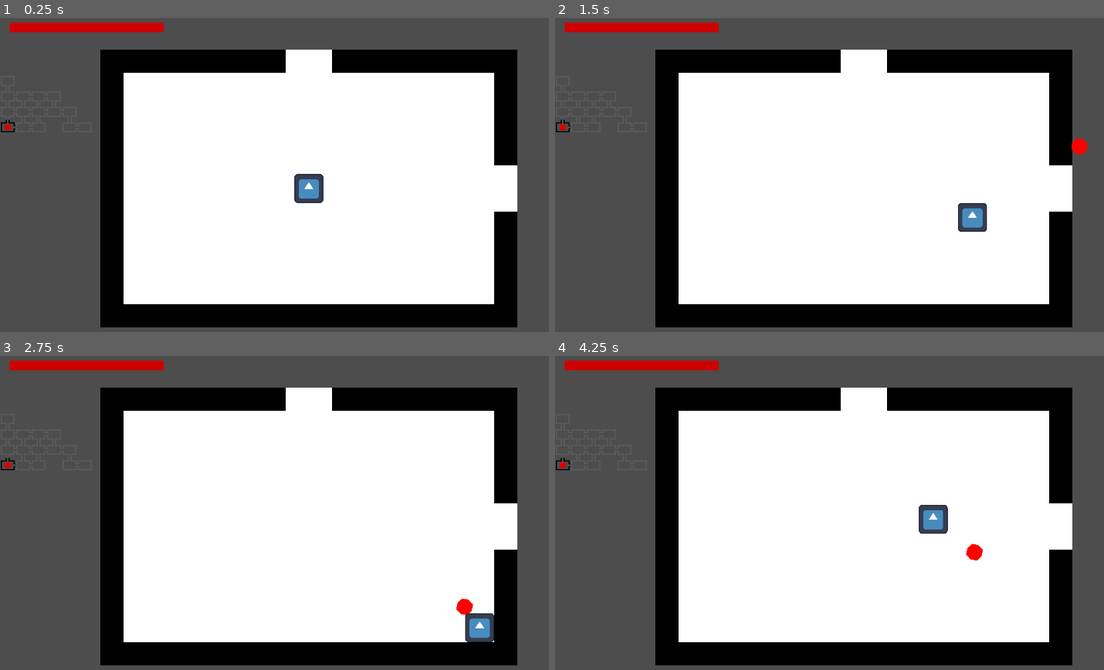
Above: before the commit, frames 1-4 (two rows, left to right).
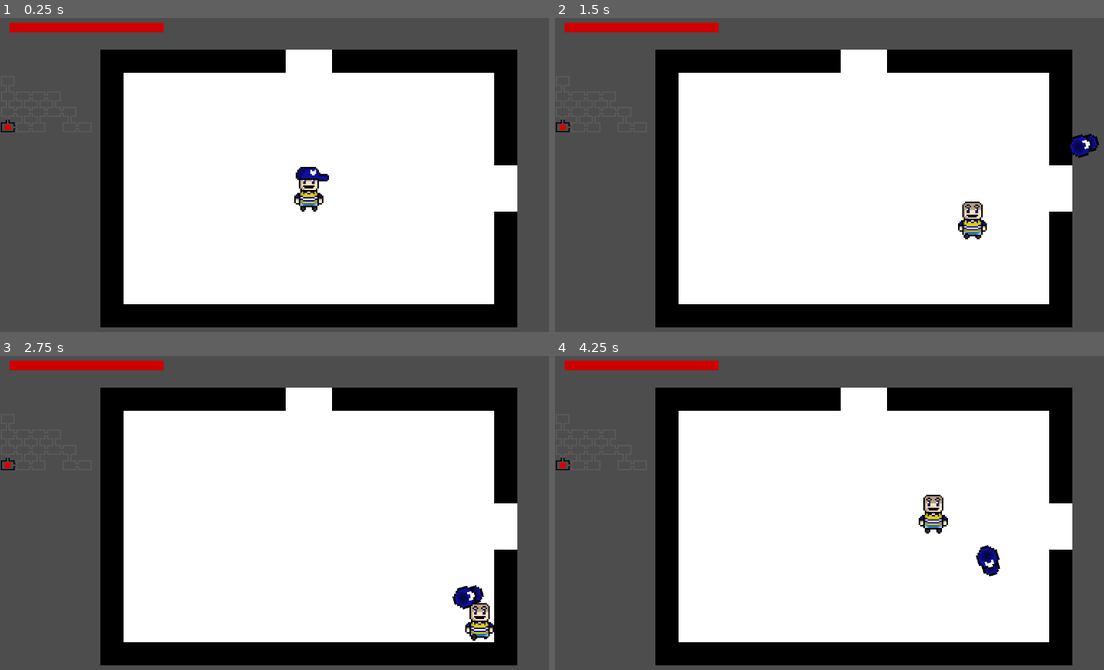
Above: after the commit, the same moments.

Repository: Marcim2489/jam-crie-games
Game: Godot game, scene res://cenas/main.tscn
Same seed, same stepped clock (60 frames per second), same inputs: the game is played once before the commit and once after it. The engine's default icon, where the game draws it, is replaced by a stand-in: a white triangle on a blue panel in a dark square.
Inputs (mouse positions are in pixels of both pictures, inside the frame that each line leads up to):
- Up to frame 1 (0.25 s): no input
- Up to frame 2 (1.5 s): tap Enter at 0.5 s; move the mouse to (999, 171) at 0.52 s; press the mouse at (999, 171) at 0.53 s; hold Right (ui_right) 0.53-1.28 s; move the mouse to (741, 206) at 1.27 s; release the mouse at (741, 206) at 1.28 s; hold Down (ui_down) from 1.28 s (still down); click (741, 206) at 1.35 s
- Up to frame 3 (2.75 s): move the mouse to (373, 450) at 2.02 s; release Down (ui_down) at 2.03 s; press the mouse at (373, 450) at 2.03 s; hold Right (ui_right) from 2.03 s (still down)
- Up to frame 4 (4.25 s): move the mouse to (834, 594) at 2.77 s; release Right (ui_right) at 2.78 s; release the mouse at (834, 594) at 2.78 s; hold Up (ui_up) 2.78-3.53 s; click (834, 594) at 2.85 s; move the mouse to (1049, 578) at 3.52 s; press the mouse at (1049, 578) at 3.53 s; hold Left (ui_left) from 3.53 s (still down)

The runs differ from the first frame. In frame 1, 0.7% of the frame differs, in the area x 53-61%, y 47-62%; in frame 2, 0.8%; in frame 3, 0.9%; in frame 4, 1.0%, in the area x 66-82%, y 43-71%.

Commit message:
transicao entre salas

Diff:
--- a/cenas/boomerang.tscn
+++ b/cenas/boomerang.tscn
@@ -2,10 +2,49 @@
 
 [ext_resource type="Script" uid="uid://dw02q7wtanupu" path="res://scripts/boomerang.gd" id="1_luaxi"]
 [ext_resource type="Script" uid="uid://c6yoph065dhpl" path="res://scripts/hitbox.gd" id="2_jcky1"]
+[ext_resource type="Texture2D" uid="uid://c2vjyan6blquf" path="res://assets/Bone.png" id="3_jcky1"]
 
 [sub_resource type="CapsuleShape2D" id="CapsuleShape2D_wx7i4"]
-radius = 5.5
-height = 11.0
+radius = 8.0
+height = 16.0
+
+[sub_resource type="CapsuleShape2D" id="CapsuleShape2D_dthrb"]
+radius = 6.0
+height = 18.0
+
+[sub_resource type="Animation" id="Animation_ibhcu"]
+resource_name = "girar"
+length = 0.26666668
+loop_mode = 1
+tracks/0/type = "value"
+tracks/0/imported = false
+tracks/0/enabled = true
+tracks/0/path = NodePath("Sprite2D:rotation")
+tracks/0/interp = 1
+tracks/0/loop_wrap = true
+tracks/0/keys = {
+"times": PackedFloat32Array(0, 0.06666667, 0.13333334, 0.2),
+"transitions": PackedFloat32Array(1, 1, 1, 1),
+"update": 1,
+"values": [0.0, 1.5707963267948966, 3.141592653589793, 4.71238898038469]
+}
+tracks/1/type = "value"
+tracks/1/imported = false
+tracks/1/enabled = true
+tracks/1/path = NodePath("hitbox:rotation")
+tracks/1/interp = 1
+tracks/1/loop_wrap = true
+tracks/1/keys = {
+"times": PackedFloat32Array(0, 0.06666667, 0.13333334, 0.19999999),
+"transitions": PackedFloat32Array(1, 1, 1, 1),
+"update": 1,
+"values": [0.0, 1.5707963267948966, 3.141592653589793, 4.71238898038469]
+}
+
+[sub_resource type="AnimationLibrary" id="AnimationLibrary_opo4c"]
+_data = {
+&"girar": SubResource("Animation_ibhcu")
+}
 
 [node name="boomerang" type="CharacterBody2D" unique_id=1372900184 node_paths=PackedStringArray("voltarTimer", "lifeTimer", "detectorCenario", "hitbox")]
 script = ExtResource("1_luaxi")
@@ -16,14 +55,16 @@
 detectorCenario = NodePath("detector")
 hitbox = NodePath("hitbox")
 
+[node name="Sprite2D" type="Sprite2D" parent="." unique_id=1323981756]
+rotation = 3.1415927
+scale = Vector2(1.5, 1.5)
+texture = ExtResource("3_jcky1")
+offset = Vector2(0, -2)
+
 [node name="CollisionShape2D" type="CollisionShape2D" parent="." unique_id=1004631311]
 rotation = 1.5707964
 shape = SubResource("CapsuleShape2D_wx7i4")
 disabled = true
-
-[node name="Polygon2D" type="Polygon2D" parent="." unique_id=593141703]
-color = Color(1, 0, 0, 1)
-polygon = PackedVector2Array(4, -4, 6, 0, 4, 4, 0, 6, -4, 4, -6, 0, -4, -4, 0, -6)
 
 [node name="boomerangTimer" type="Timer" parent="." unique_id=293601230]
 wait_time = 0.33
@@ -44,6 +85,7 @@
 shape = SubResource("CapsuleShape2D_wx7i4")
 
 [node name="hitbox" type="CharacterBody2D" parent="." unique_id=433768110]
+rotation = 3.1415927
 collision_layer = 8
 collision_mask = 0
 script = ExtResource("2_jcky1")
@@ -51,3 +93,11 @@
 [node name="CollisionShape2D" type="CollisionShape2D" parent="hitbox" unique_id=671292788]
 rotation = 1.5707964
 shape = SubResource("CapsuleShape2D_wx7i4")
+
+[node name="CollisionShape2D2" type="CollisionShape2D" parent="hitbox" unique_id=837177547]
+position = Vector2(0, -4)
+shape = SubResource("CapsuleShape2D_dthrb")
+
+[node name="AnimationPlayer" type="AnimationPlayer" parent="." unique_id=1917482667]
+libraries/ = SubResource("AnimationLibrary_opo4c")
+autoplay = &"girar"
--- a/cenas/globais/sala_manager.tscn
+++ b/cenas/globais/sala_manager.tscn
@@ -2,5 +2,19 @@
 
 [ext_resource type="Script" uid="uid://bqmkyf4v8qwtu" path="res://scripts/sala_manager.gd" id="1_sj0he"]
 
-[node name="SalaManager" type="Node" unique_id=691834242]
+[node name="SalaManager" type="Node" unique_id=691834242 node_paths=PackedStringArray("transicao")]
+process_mode = 3
 script = ExtResource("1_sj0he")
+transicao = NodePath("CanvasLayer/ColorRect")
+
+[node name="CanvasLayer" type="CanvasLayer" parent="." unique_id=129526387]
+layer = 3
+
+[node name="ColorRect" type="ColorRect" parent="CanvasLayer" unique_id=214442635]
+self_modulate = Color(1, 1, 1, 0)
+z_index = 4096
+offset_left = -121.0
+offset_top = -87.0
+offset_right = 1403.0
+offset_bottom = 821.0
+color = Color(0, 0, 0, 1)
--- a/cenas/player.tscn
+++ b/cenas/player.tscn
@@ -1,11 +1,122 @@
 [gd_scene format=3 uid="uid://cgpp37rj0iwps"]
 
-[ext_resource type="Texture2D" uid="uid://njubn7lqiskg" path="res://assets/icon.svg" id="1_8or6t"]
 [ext_resource type="Script" uid="uid://b5xtub1q7iims" path="res://scripts/player.gd" id="1_unwft"]
+[ext_resource type="Texture2D" uid="uid://ckxieqi03fcb2" path="res://assets/JuninCarecaIdl.png" id="2_8v4ht"]
+[ext_resource type="Texture2D" uid="uid://cuwy4t1cj52yf" path="res://assets/JuninCarecaWalk.png" id="3_8v4ht"]
 [ext_resource type="Script" uid="uid://bawd3nipgriib" path="res://scripts/hurtbox.gd" id="3_kthid"]
+[ext_resource type="Texture2D" uid="uid://c3op0oat543fq" path="res://assets/BoneFixo.png" id="4_4y2i1"]
 [ext_resource type="Script" uid="uid://6qd1h3du7wy1" path="res://scripts/life_bar.gd" id="4_xojfc"]
 
+[sub_resource type="AtlasTexture" id="AtlasTexture_ogt8j"]
+atlas = ExtResource("2_8v4ht")
+region = Rect2(0, 0, 32, 32)
+
+[sub_resource type="AtlasTexture" id="AtlasTexture_rijvs"]
+atlas = ExtResource("2_8v4ht")
+region = Rect2(32, 0, 32, 32)
+
+[sub_resource type="AtlasTexture" id="AtlasTexture_gonb2"]
+atlas = ExtResource("2_8v4ht")
+region = Rect2(0, 32, 32, 32)
+
+[sub_resource type="AtlasTexture" id="AtlasTexture_4y2i1"]
+atlas = ExtResource("3_8v4ht")
+region = Rect2(0, 0, 32, 32)
+
+[sub_resource type="AtlasTexture" id="AtlasTexture_mp0j6"]
+atlas = ExtResource("3_8v4ht")
+region = Rect2(32, 0, 32, 32)
+
+[sub_resource type="AtlasTexture" id="AtlasTexture_8bq56"]
+atlas = ExtResource("3_8v4ht")
+region = Rect2(64, 0, 32, 32)
+
+[sub_resource type="AtlasTexture" id="AtlasTexture_tckef"]
+atlas = ExtResource("3_8v4ht")
+region = Rect2(0, 32, 32, 32)
+
+[sub_resource type="AtlasTexture" id="AtlasTexture_ym2kn"]
+atlas = ExtResource("3_8v4ht")
+region = Rect2(32, 32, 32, 32)
+
+[sub_resource type="AtlasTexture" id="AtlasTexture_vtxll"]
+atlas = ExtResource("3_8v4ht")
+region = Rect2(64, 32, 32, 32)
+
+[sub_resource type="AtlasTexture" id="AtlasTexture_s1iqd"]
+atlas = ExtResource("3_8v4ht")
+region = Rect2(0, 64, 32, 32)
+
+[sub_resource type="AtlasTexture" id="AtlasTexture_6ptbh"]
+atlas = ExtResource("3_8v4ht")
+region = Rect2(32, 64, 32, 32)
+
+[sub_resource type="SpriteFrames" id="SpriteFrames_wx7i4"]
+animations = [{
+"frames": [{
+"duration": 1.0,
+"texture": SubResource("AtlasTexture_ogt8j")
+}, {
+"duration": 1.0,
+"texture": SubResource("AtlasTexture_rijvs")
+}, {
+"duration": 1.0,
+"texture": SubResource("AtlasTexture_gonb2")
+}],
+"loop": 1,
+"name": &"idle",
+"speed": 8.0
+}, {
+"frames": [{
+"duration": 1.0,
+"texture": SubResource("AtlasTexture_4y2i1")
+}, {
+"duration": 1.0,
+"texture": SubResource("AtlasTexture_mp0j6")
+}, {
+"duration": 1.0,
+"texture": SubResource("AtlasTexture_8bq56")
+}, {
+"duration": 1.0,
+"texture": SubResource("AtlasTexture_tckef")
+}, {
+"duration": 1.0,
+"texture": SubResource("AtlasTexture_ym2kn")
+}, {
+"duration": 1.0,
+"texture": SubResource("AtlasTexture_vtxll")
+}, {
+"duration": 1.0,
+"texture": SubResource("AtlasTexture_s1iqd")
+}, {
+"duration": 1.0,
+"texture": SubResource("AtlasTexture_6ptbh")
+}],
+"loop": 1,
+"name": &"walk",
+"speed": 12.0
+}]
+
+[sub_resource type="AtlasTexture" id="AtlasTexture_j4uu1"]
+atlas = ExtResource("4_4y2i1")
+region = Rect2(0, 0, 32, 32)
+
+[sub_resource type="SpriteFrames" id="SpriteFrames_jcky1"]
+animations = [{
+"frames": [{
+"duration": 1.0,
+"texture": SubResource("AtlasTexture_j4uu1")
+}],
+"loop": 0,
+"name": &"default",
+"speed": 5.0
+}]
+
+[sub_resource type="RectangleShape2D" id="RectangleShape2D_mp0j6"]
+size = Vector2(20, 14)
+
 [sub_resource type="RectangleShape2D" id="RectangleShape2D_wx7i4"]
+size = Vector2(14, 15)
 
 [sub_resource type="StyleBoxFlat" id="StyleBoxFlat_wx7i4"]
 bg_color = Color(0.11, 0.11, 0.11, 1)
@@ -13,21 +124,30 @@
 [sub_resource type="StyleBoxFlat" id="StyleBoxFlat_kthid"]
 bg_color = Color(0.81, 0, 0, 1)
 
-[node name="player" type="CharacterBody2D" unique_id=175035773 node_paths=PackedStringArray("ataqueCooldown", "hurtbox", "guardaProjetil")]
+[node name="player" type="CharacterBody2D" unique_id=175035773 node_paths=PackedStringArray("ataqueCooldown", "sprite", "boneSprite", "hurtbox", "guardaProjetil")]
 collision_layer = 2
 script = ExtResource("1_unwft")
 ataqueCooldown = NodePath("ataque cooldown")
 velocidadeProjetil = 250
+sprite = NodePath("AnimatedSprite2D")
+boneSprite = NodePath("bone sprite")
 hurtbox = NodePath("hurtbox")
 guardaProjetil = NodePath("O")
 
-[node name="Sprite2D" type="Sprite2D" parent="." unique_id=1868778543]
+[node name="AnimatedSprite2D" type="AnimatedSprite2D" parent="." unique_id=618093900]
 z_index = 1
-scale = Vector2(0.15625, 0.15625)
-texture = ExtResource("1_8or6t")
+sprite_frames = SubResource("SpriteFrames_wx7i4")
+animation = &"walk"
+autoplay = "idle"
+frame_progress = 0.57480943
+
+[node name="bone sprite" type="AnimatedSprite2D" parent="." unique_id=716962816]
+z_index = 1
+sprite_frames = SubResource("SpriteFrames_jcky1")
 
 [node name="CollisionShape2D" type="CollisionShape2D" parent="." unique_id=1397998837]
-shape = SubResource("RectangleShape2D_wx7i4")
+position = Vector2(0, 9)
+shape = SubResource("RectangleShape2D_mp0j6")
 
 [node name="O" type="Node" parent="." unique_id=2116531236]
 
@@ -39,6 +159,7 @@
 imunidadeTimer = NodePath("../imunidade")
 
 [node name="CollisionShape2D" type="CollisionShape2D" parent="hurtbox" unique_id=904236176]
+position = Vector2(0, 7.5)
 shape = SubResource("RectangleShape2D_wx7i4")
 
 [node name="ataque cooldown" type="Timer" parent="." unique_id=847514457]
--- a/scripts/player.gd
+++ b/scripts/player.gd
@@ -4,6 +4,9 @@
 @export var ataqueCooldown : Timer
 @export var velocidadeProjetil : int = 180
 @export var projectileOffset : int = 10
+@export var sprite : AnimatedSprite2D
+@export var boneSprite : AnimatedSprite2D
+
 var direcao : Vector2 = Vector2.ZERO
 var boomerangDisponivel : bool = true
 #const PROJETIL_PLAYER = preload("uid://dyofvx1o31s1q")
@@ -22,6 +25,10 @@
 	direcao = direcao.normalized()
 	velocity = velocidadeMovimento * direcao
 	move_and_slide()
+	if direcao == Vector2.ZERO and sprite.animation != "idle":
+		sprite.play("idle")
+	elif direcao != Vector2.ZERO and sprite.animation != "walk":
+		sprite.play("walk")
 	#if Input.is_action_pressed("ataque") and ataqueCooldown.is_stopped():
 		#var direcaoAtaque : Vector2 = (get_global_mouse_position() - global_position).normalized()
 		#var projetilInstancia : Projetil = PROJETIL_PLAYER.instantiate()
@@ -37,6 +44,8 @@
 		projetilInstancia.global_position = global_position + direcaoAtaque*projectileOffset
 		projetilInstancia.lancar(velocidadeProjetil, direcaoAtaque)
 		boomerangDisponivel = false
+		boneSprite.visible = false
 
 func boomerangVoltou():
 	boomerangDisponivel = true
+	boneSprite.visible = true
--- a/scripts/sala_manager.gd
+++ b/scripts/sala_manager.gd
@@ -14,7 +14,20 @@
 
 var separacaoEntreSalas : int = 2
 
+@export var transicao : ColorRect
+var tempoDeTransicao : float = 0.2
+
+func _ready() -> void:
+	transicao.visible = false
+	transicao.self_modulate.a = 0
+
 func mudarSala(direcao : Vector2i, body : Node2D):
+	get_tree().paused = true
+	transicao.visible = true
+	var tween : Tween = create_tween()
+	tween.tween_property(transicao, "self_modulate:a", 1, tempoDeTransicao)
+	await get_tree().create_timer(tempoDeTransicao).timeout
+	tween.stop()
 	salaAtual += direcao
 	body.global_position = Vector2i(
 		salaAtual.x*tamanhoTile*tilesHorizontal*separacaoEntreSalas
@@ -24,6 +37,13 @@
 	)
 	entrouNaSala.emit(salaAtual)
 	mudouSala.emit()
+	await get_tree().create_timer(0.1).timeout
+	var tween2 : Tween = create_tween()
+	tween2.tween_property(transicao, "self_modulate:a", 0, tempoDeTransicao)
+	await get_tree().create_timer(tempoDeTransicao).timeout
+	tween2.stop()
+	transicao.visible = false
+	get_tree().paused = false
 
 func setarSala(sala : Vector2i, body : Node2D):
 	salaAtual = sala
Binary file added: assets/Bone.png
Not shown, added: assets/Bone.png.import
Binary file added: assets/BoneFixo.png
Not shown, added: assets/BoneFixo.png.import
Binary file added: assets/JuninCarecaIdl.png
Not shown, added: assets/JuninCarecaIdl.png.import
Binary file added: assets/JuninCarecaWalk.png
Not shown, added: assets/JuninCarecaWalk.png.import
Binary file added: assets/JuninIdle.png
Not shown, added: assets/JuninIdle.png.import
Binary file added: assets/JuninWalk.png
Not shown, added: assets/JuninWalk.png.import
